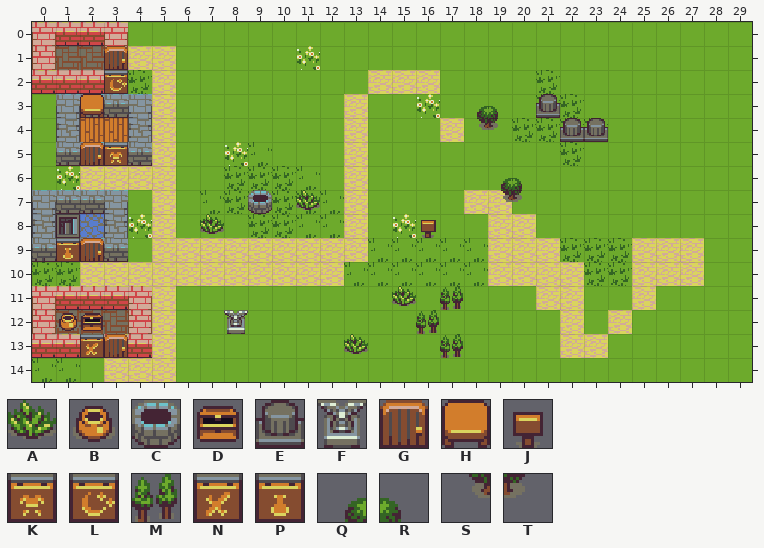
An edit to a level. Tiled map (JSON), assets/tilemaps/map.json. The first picture shows the starting point.
Cells are 16x16 px. Shown: x 0..29, y 0..14.
Key: from "basictiles": A 20, B 27, C 31, D 35, E 39, F 47, G 48, H 54, J 67, K 70, L 71, M 77, N 78, P 79, Q 107, R 108, S 115, T 116.
_ is an empty cell.
Layers that did not change in this view are not listed.
Layer "world2" before, first column x 0:
 0 ______________________________
 1 ___G__________________________
 2 ___L__________________________
 3 __H_______________QR_E________
 4 __________________ST__EE______
 5 __GK__________________________
 6 ___________________QR_________
 7 _________C_A_______ST_________
 8 _______A________J_____________
 9 _PG___________________________
10 ______________________________
11 _______________A_M____________
12 _BD_____F_______M_____________
13 __NG_________A___M____________
14 ______________________________
New version:
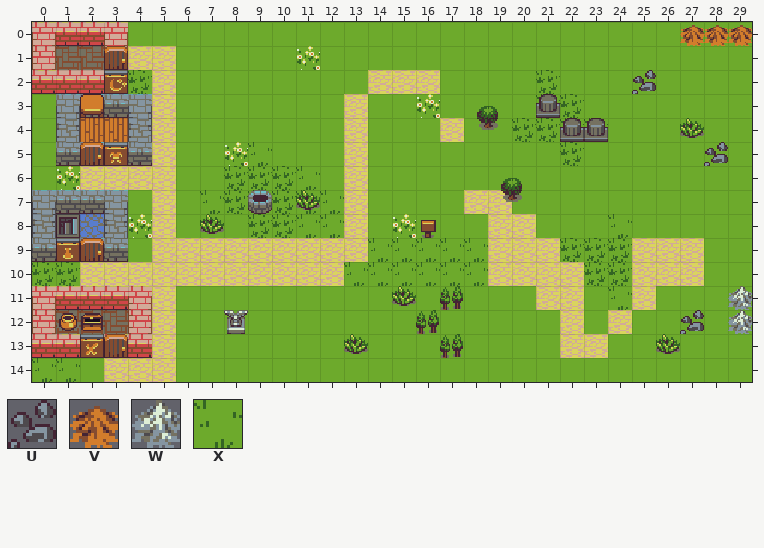
Further tiles: from "basictiles": U 58, V 62, W 63, X 64.
Edits made:
Layer "world2":
There is now tile A in row 4 at x 27; in row 13 at x 26.
There is now tile U in row 2 at x 25; in row 5 at x 28; in row 12 at x 27.
There is now tile V in row 0 at x 27 to 29.
There is now tile W in rows 11 to 12 at x 29.
There is now tile X in row 8 at x 24; in row 11 at x 24.
